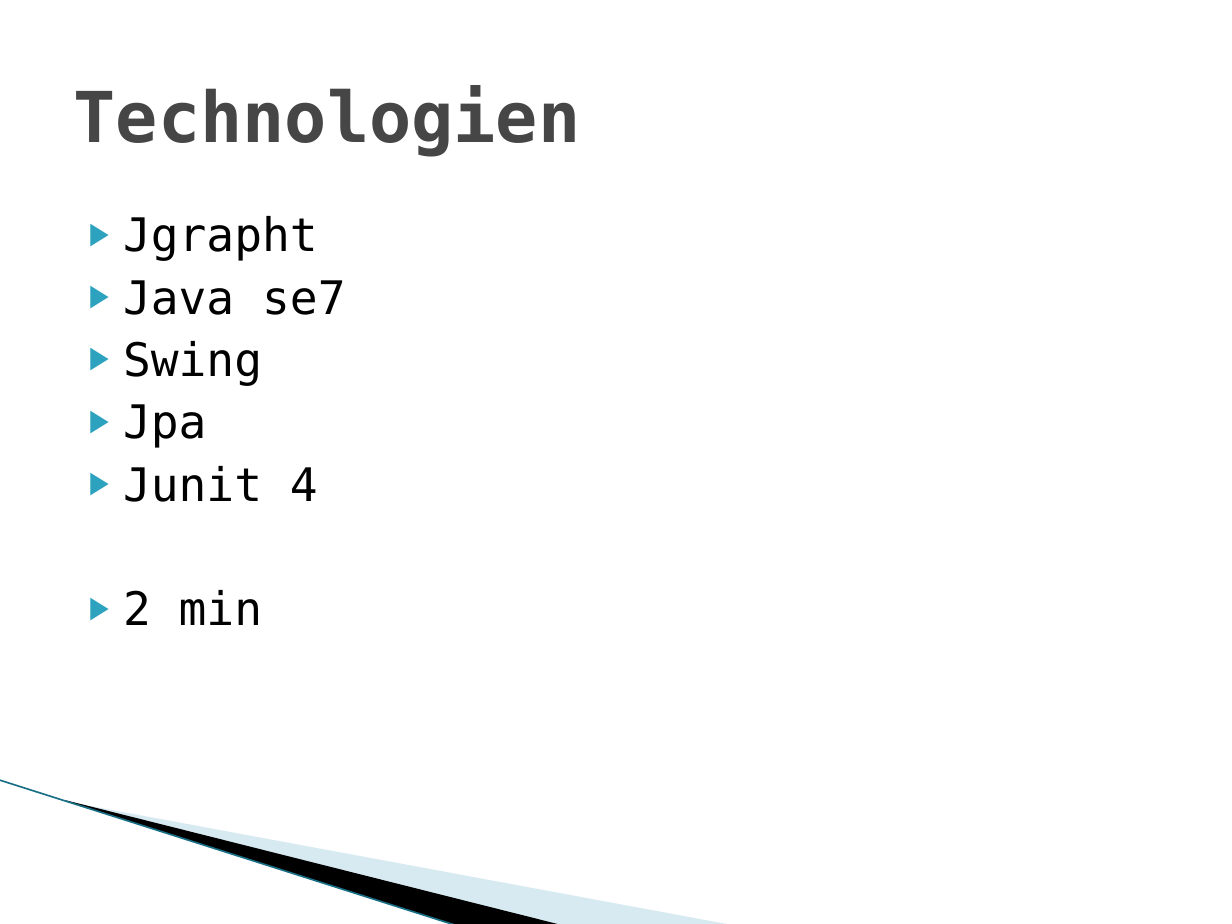
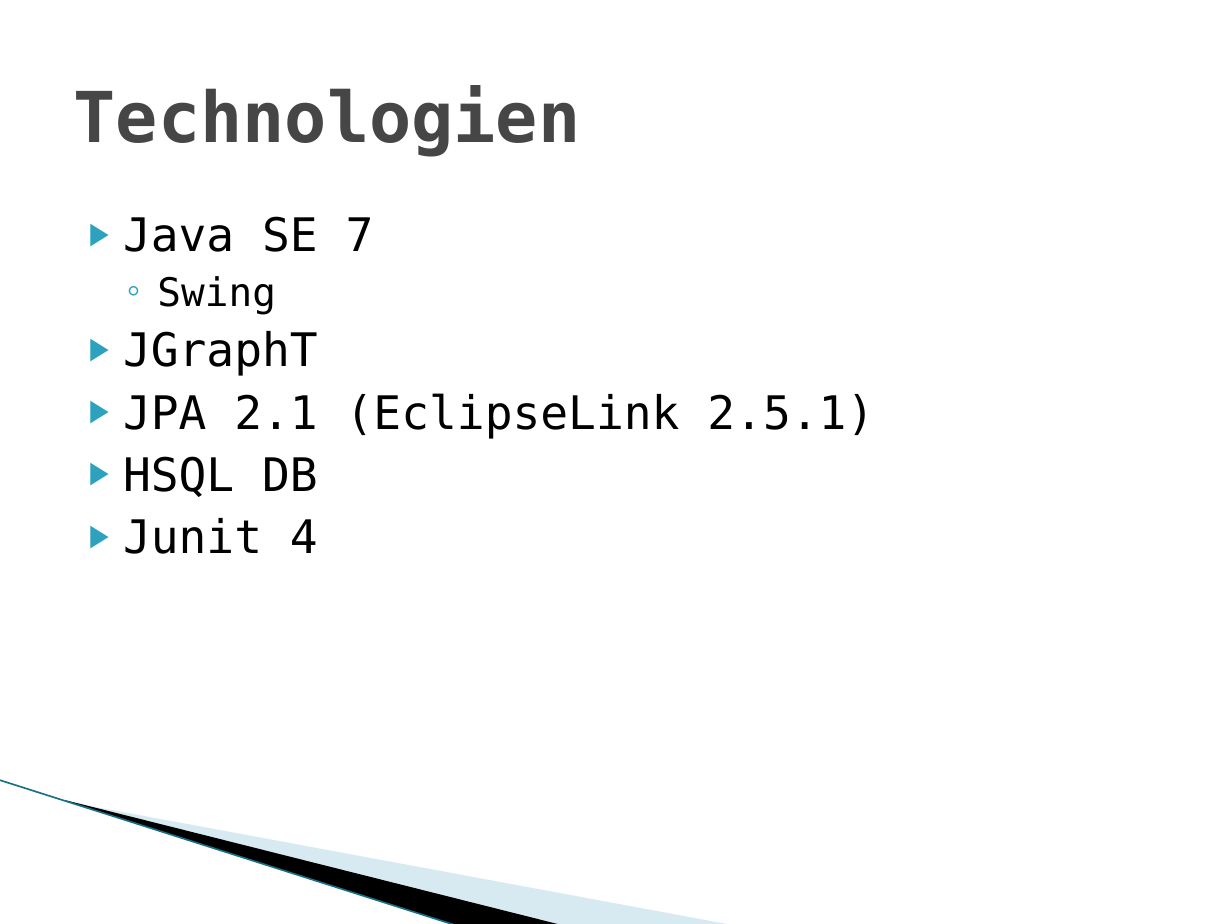
Before and after one commit to adrianbaertschi/TravelPlanner, a slide deck: slide 11 of doc/Travelplaner.pptx (slide 9 before the commit). Drawn at 1232x924 pixels with LibreOffice and Linux fonts; fonts in the diff are those of the drawing; background and template pictures are left out. Boxes give left, top, right and bottom in pixels: in the first picture for what was removed or moved away, otherwise in the second. Text is boxed around its words. In the diff, an @@ line names an element or a change of style, - is before the commit and + after.

```diff
--- a/doc/Travelplaner.pptx
+++ b/doc/Travelplaner.pptx
@@ text at [123, 216, 374, 252]: text changed @@
-▶ Jgrapht
-▶ Java se7
+▶ Java SE 7
@@ text at [157, 276, 275, 315]: size 27 to 23 pt in "Swing"; bullet ▶ to ◦; list level 1 to 2 in "Swing" @@
@@ text at [123, 331, 874, 497]: text changed @@
-▶ Jpa
+▶ JGraphT
+▶ JPA 2.1 (EclipseLink 2.5.1)
+▶ HSQL DB
@@ text at [123, 590, 262, 625]: paragraph removed @@
-▶ 2 min
```
Also in this commit, not shown: 2 other slides changed, 3 slides added, 1 slide removed.
